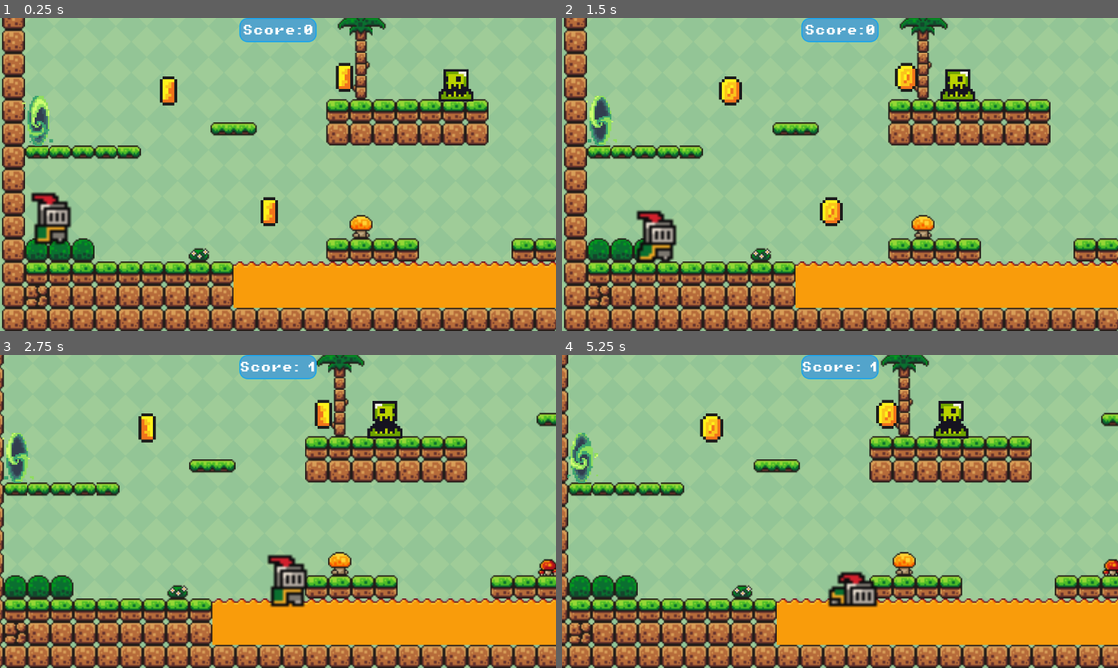
Above: before the commit, frames 1-4 (two rows, left to right).
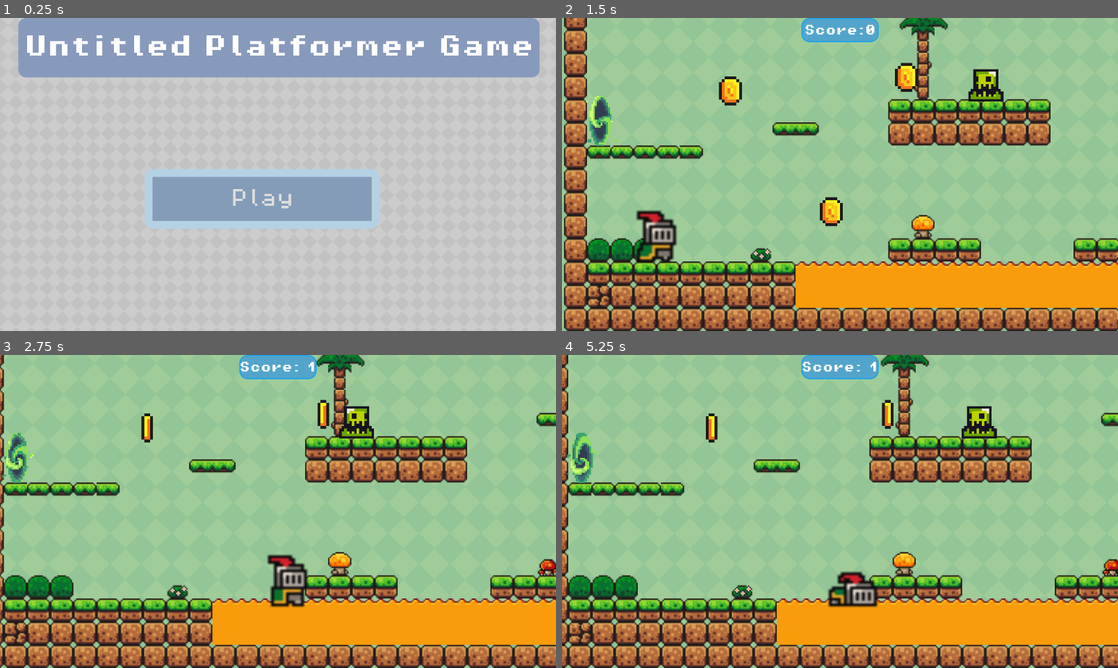
Above: after the commit, the same moments.

Repository: insertnewusername/untitledplatformergame
Game: Godot game, scene res://sprites&scenes/start.tscn
Same seed, same stepped clock (60 frames per second), same inputs: the game is played once before the commit and once after it. Before the commit the project starts from res://sprites&scenes/main.tscn.
Inputs (mouse positions are in pixels of both pictures, inside the frame that each line leads up to):
- Up to frame 1 (0.25 s): no input
- Up to frame 2 (1.5 s): click (823, 199) at 0.5 s, where only the run after the commit has a clickable "Play"; tap Enter at 1.25 s; move the mouse to (962, 158) at 1.27 s; hold D (right) from 1.28 s (still down); tap Alt at 1.35 s; click (962, 158) at 1.42 s
- Up to frame 3 (2.75 s): keep holding D (right); tap W (jump) at 1.52, 2.27 s; move the mouse to (166, 527) at 2.02 s; tap Shift at 2.1 s
- Up to frame 4 (5.25 s): move the mouse to (895, 442) at 2.77 s; release D (right) at 2.78 s; hold Left (left) 2.78-3.53 s; tap Alt at 2.85, 4.35 s; move the mouse to (812, 574) at 3.52 s; hold D (right) 3.53-5.03 s; tap Shift at 3.6, 5.1 s; click (812, 574) at 3.67 s; tap W (jump) at 3.77, 4.52 s; move the mouse to (1006, 558) at 4.27 s; move the mouse to (673, 464) at 5.02 s; hold Left (left) from 5.03 s (still down)

The runs differ from the first frame. In frame 1, 100% of the frame differs, in the area x 0-100%, y 0-100%; in frame 2, 1.4%; in frame 3, 1.9%; in frame 4, 2.0%.

Commit message:
added starting screen

Diff:
--- a/project.godot
+++ b/project.godot
@@ -11,7 +11,7 @@
 [application]
 
 config/name="test"
-run/main_scene="uid://db3x6hhv5s5yi"
+run/main_scene="uid://ljyijkmjs7jj"
 config/features=PackedStringArray("4.6", "Forward Plus")
 config/icon="res://assets/icon.svg"
 
--- a/scripts/main.gd
+++ b/scripts/main.gd
@@ -40,6 +40,9 @@
 	if body.name == "Player":
 		call_deferred("level2")
 
+
+
+
 func level2():
 	var current_scene_path = get_tree().current_scene.scene_file_path
 	if current_scene_path.contains("level2.tscn"):
--- /dev/null
+++ b/scripts/start.gd
@@ -0,0 +1,15 @@
+extends Node2D
+
+
+# Called when the node enters the scene tree for the first time.
+func _ready() -> void:
+	pass # Replace with function body.
+
+
+# Called every frame. 'delta' is the elapsed time since the previous frame.
+func _process(delta: float) -> void:
+	pass
+
+
+func _on_button_pressed() -> void:
+	get_tree().change_scene_to_file("res://sprites&scenes/main.tscn")
--- /dev/null
+++ b/sprites&scenes/start.tscn
@@ -0,0 +1,105 @@
+[gd_scene format=3 uid="uid://ljyijkmjs7jj"]
+
+[ext_resource type="Script" uid="uid://qxutxap0mdna" path="res://scripts/start.gd" id="1_hhvd4"]
+[ext_resource type="Texture2D" uid="uid://b77cagccjbta6" path="res://assets/Background/Gray.png" id="1_rndmh"]
+[ext_resource type="FontFile" uid="uid://bhm3j34rcb7bf" path="res://assets/fonts/PixelOperator8-Bold.ttf" id="2_yyev7"]
+[ext_resource type="FontFile" uid="uid://8m3n2sdemjwl" path="res://assets/fonts/PixelOperator8.ttf" id="3_co2dx"]
+
+[sub_resource type="StyleBoxFlat" id="StyleBoxFlat_co2dx"]
+bg_color = Color(0.5300365, 0.6024264, 0.73898405, 1)
+corner_radius_top_left = 16
+corner_radius_top_right = 16
+corner_radius_bottom_right = 16
+corner_radius_bottom_left = 16
+
+[sub_resource type="StyleBoxFlat" id="StyleBoxFlat_hhvd4"]
+bg_color = Color(0.51671815, 0.61013895, 0.7205684, 1)
+border_width_left = 16
+border_width_top = 16
+border_width_right = 16
+border_width_bottom = 16
+border_color = Color(0.71128535, 0.81770676, 0.89274496, 1)
+corner_radius_top_left = 16
+corner_radius_top_right = 16
+corner_radius_bottom_right = 16
+corner_radius_bottom_left = 16
+
+[sub_resource type="StyleBoxFlat" id="StyleBoxFlat_fcfdf"]
+bg_color = Color(0.43354404, 0.529614, 0.64136636, 1)
+border_width_left = 16
+border_width_top = 16
+border_width_right = 16
+border_width_bottom = 16
+border_color = Color(0.54118234, 0.7030679, 0.81047595, 1)
+corner_radius_top_left = 16
+corner_radius_top_right = 16
+corner_radius_bottom_right = 16
+corner_radius_bottom_left = 16
+
+[node name="Node2D" type="Node2D" unique_id=1220600264]
+script = ExtResource("1_hhvd4")
+
+[node name="TextureRect" type="TextureRect" parent="." unique_id=1991492795]
+offset_left = -175.0
+offset_top = -129.0
+offset_right = 1329.0
+offset_bottom = 791.0
+texture = ExtResource("1_rndmh")
+stretch_mode = 1
+
+[node name="Control" type="Control" parent="." unique_id=431849724]
+layout_mode = 3
+anchors_preset = 0
+offset_right = 1155.0
+offset_bottom = 652.0
+
+[node name="Panel" type="Panel" parent="Control" unique_id=372564635]
+layout_mode = 1
+anchors_preset = 5
+anchor_left = 0.5
+anchor_right = 0.5
+offset_left = -540.0
+offset_right = 540.0
+offset_bottom = 123.0
+grow_horizontal = 2
+theme_override_styles/panel = SubResource("StyleBoxFlat_co2dx")
+
+[node name="Label" type="Label" parent="Control/Panel" unique_id=1370736200]
+layout_mode = 1
+anchors_preset = 8
+anchor_left = 0.5
+anchor_top = 0.5
+anchor_right = 0.5
+anchor_bottom = 0.5
+offset_left = -528.25
+offset_top = -25.5
+offset_right = 528.25
+offset_bottom = 25.5
+grow_horizontal = 2
+grow_vertical = 2
+theme_override_fonts/font = ExtResource("2_yyev7")
+theme_override_font_sizes/font_size = 48
+text = "Untitled Platformer Game"
+
+[node name="Button" type="Button" parent="Control" unique_id=1528072978]
+layout_mode = 0
+offset_left = 300.0
+offset_top = 313.0
+offset_right = 786.0
+offset_bottom = 436.0
+theme_override_fonts/font = ExtResource("3_co2dx")
+theme_override_font_sizes/font_size = 40
+theme_override_styles/normal = SubResource("StyleBoxFlat_hhvd4")
+theme_override_styles/normal_mirrored = SubResource("StyleBoxFlat_hhvd4")
+theme_override_styles/pressed = SubResource("StyleBoxFlat_hhvd4")
+theme_override_styles/pressed_mirrored = SubResource("StyleBoxFlat_hhvd4")
+theme_override_styles/hover = SubResource("StyleBoxFlat_fcfdf")
+theme_override_styles/hover_mirrored = SubResource("StyleBoxFlat_hhvd4")
+theme_override_styles/hover_pressed = SubResource("StyleBoxFlat_hhvd4")
+theme_override_styles/hover_pressed_mirrored = SubResource("StyleBoxFlat_hhvd4")
+theme_override_styles/disabled = SubResource("StyleBoxFlat_hhvd4")
+theme_override_styles/disabled_mirrored = SubResource("StyleBoxFlat_hhvd4")
+theme_override_styles/focus = SubResource("StyleBoxFlat_hhvd4")
+text = "Play"
+
+[connection signal="pressed" from="Control/Button" to="." method="_on_button_pressed"]
Not shown, added: scripts/start.gd.uid
